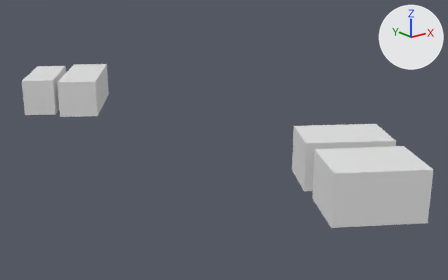
The glTF model output/glb/tile_421.glb: old version first, new version second.
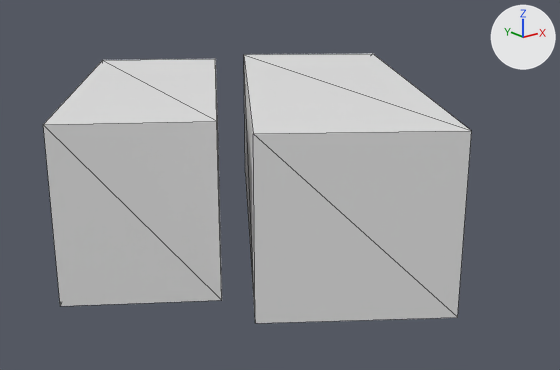
There are two pictures of each version: one whole from a 50 mm camera at (10.8, -83.1, 46.5) aimed at (102.4, 31.3, 0.7), one close up from a 50 mm camera at (59.6, 50.4, 18.7) aimed at (89.9, 88.3, 3.5). The axes (+X, +Y, +Z) are drawn at upper right. The lights are the same throughout. The first two pictures are the older version. The close-ups show mesh edges as thin lines.

Script lines for the objects in view, before the commit:
```python
me_mesh_0 = bpy.data.meshes.new('Mesh_0')
me_mesh_0.from_pydata(...)  # 32 vertices, 40 faces; spans x 74.1..116.5, y -27.5..106.0, z 0.0..10.0
ob_mesh_0 = bpy.data.objects.new('Mesh_0', me_mesh_0)
ob_mesh_0.location = (0.0, 0.0, 0.0)
```
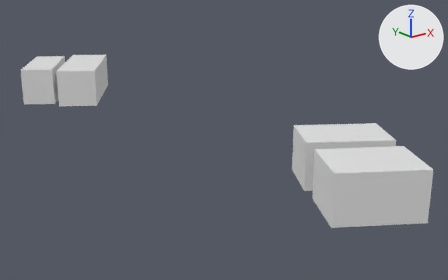
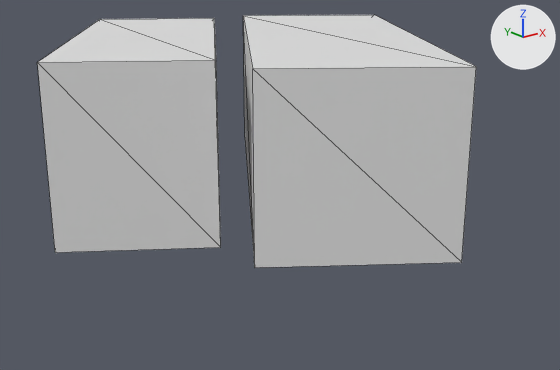
The newer file is also turned or shifted as a whole; pictures and numbers use the older file's frame.

Where the change shows, as pixel boxes (x1, y1, x2, y2) in the close-ups (560 x 370 px; the box of a moved part takes in the faces that stretch with it):
'Mesh_0', reshaped (6% shorter)
    before: (43, 53, 472, 323)
    after: (37, 15, 476, 268)
part 1 of me_mesh_0, moved or reshaped
    before: (43, 59, 222, 306)
    after: (37, 18, 221, 253)
part 2 of me_mesh_0, moved or reshaped
    before: (244, 53, 472, 323)
    after: (243, 15, 476, 268)

Patch to the scene script:
```diff
--- a/output/glb/tile_421.glb.py
+++ b/output/glb/tile_421.glb.py
@@ me_mesh_0 @@
 # used by ob_mesh_0; location = (0.0, 0.0, 0.0)
-me_mesh_0.from_pydata(...)  # 32 vertices, 40 faces; spans x 74.1..116.5, y -27.5..106.0, z 0.0..10.0
+me_mesh_0.from_pydata(...)  # 32 vertices, 40 faces; spans x 74.1..116.5, y -27.5..106.0, z 0.0..13.1
+# me_mesh_0 part 1: the loose piece of 8 vertices spanning x 74.1..93.8, y 82.6..106.0, z 0.0..10.0 is moved by (0.0, 0.0, 3.1)
+# me_mesh_0 part 2: the loose piece of 8 vertices spanning x 81.1..105.5, y 73.3..101.7, z 0.0..10.0 is moved by (0.0, 0.0, 3.1)
+# other edits to the shape of me_mesh_0 do not show in these pictures
```
